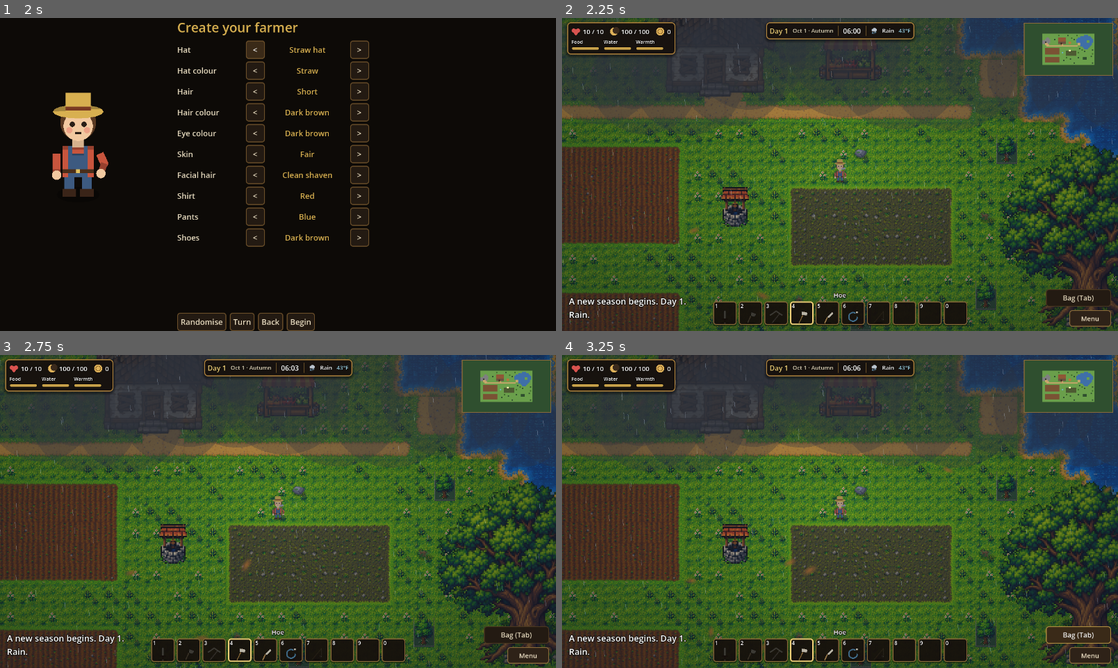
Above: before the commit, frames 1-4 (two rows, left to right).
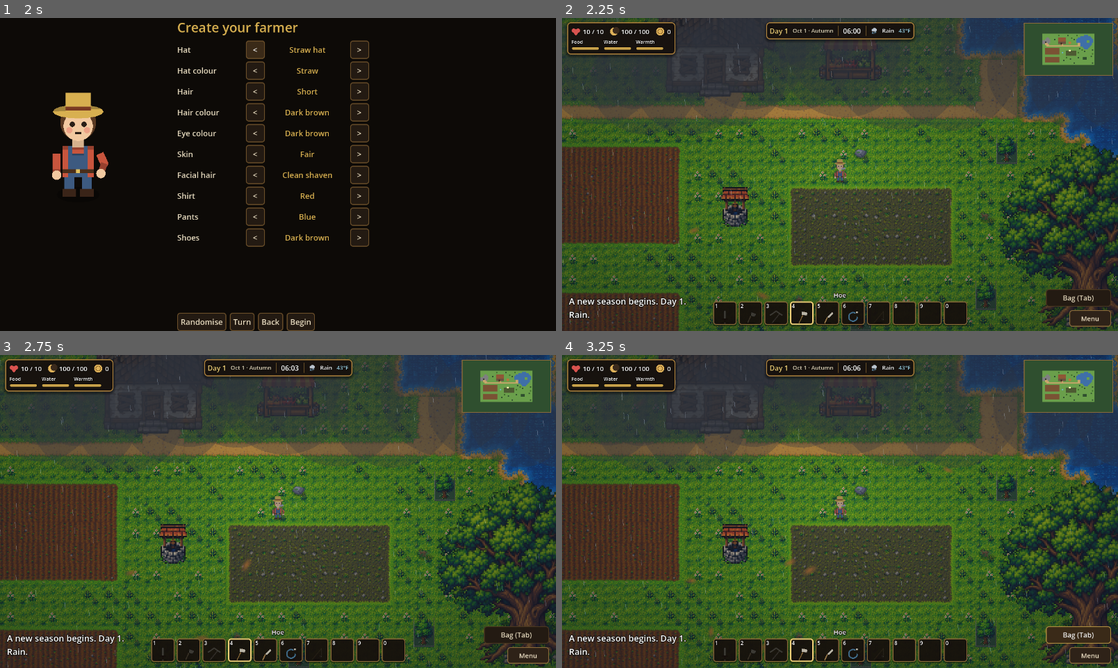
Above: after the commit, the same moments.

Repository: joshj1108/CrowCreekHollow
Game: Godot game, scene res://scenes/main.tscn
The game is run twice, just before and just after one commit, with the same random seed, the same clock (stepped at 60 frames per second) and the same inputs.
Inputs:
- Up to frame 1 (2 s): click "New Game" at 0.5 s; click "Slot 1: empty" at 1.25 s
- Up to frame 2 (2.25 s): click "Begin" at 2 s
- Up to frame 3 (2.75 s): no input
- Up to frame 4 (3.25 s): click "Bag (Tab)" at 2.75 s

Frame 1 is identical in both runs. In frame 2, 0.6% of the frame differs, in the area x 70-94%, y 8-34%; in frame 3, 0.6%; in frame 4, 0.6%.

Commit message:
Connect the pond path patch to the main path row
The patch of path by the pond met the main path only at a corner. Row 9 now
runs on to the patch, so the two join.

Co-Authored-By: Claude Haiku 5.5 <noreply@anthropic.com>
Claude-Session: https://claude.ai/code/session_016EvHBYyFANDWxunM27u84C

Diff:
--- a/scripts/farm_layout.gd
+++ b/scripts/farm_layout.gd
@@ -9,7 +9,8 @@
 #   P path      ~ water               R porch boards
 #   H house     O roof (house top)    D door    A market stall     W well
 #   C cave mouth                      K rock (blocks)    X fence (blocks)
-#   G grove tree (felled for wood)    B great tree (3 by 3, not felled)
+#   G grove tree (felled for wood)    B great tree base (3 by 3, not felled)
+#   b great tree's walkable top row (grass)
 
 const TERRAIN := [
 	"........................................",
@@ -21,7 +22,7 @@
 	"KKCKKK......HHHHHH..AA....~~~~~~~~..~~~.",
 	"KKPPK.......HHDHHH..AA.....PP~~~~~~~~~..",
 	"..PPP.........RP...........PP~~~~~~~~~..",
-	"...PPPPPPPPPPPPPPPPPPPPPPPP..~~~~~~~~...",
+	"...PPPPPPPPPPPPPPPPPPPPPPPPPP~~~~~~~~...",
 	"...............................~~~~~....",
 	"..SSSSSSSSSSS...............G...~~~.....",
 	"..SSSSSSSSSSS.........................G.",
@@ -67,4 +68,4 @@
 # Farm tiles that the coop and barn must not be placed on, so they never overlap a building the player unlocks later.
 const RESERVED := [Vector2i(10, 5), Vector2i(25, 19), Vector2i(26, 19), Vector2i(27, 19), Vector2i(28, 19), Vector2i(29 …(276 unchanged characters)…
 # Changes whenever the layout changes. Saves record it, so a save from another layout is migrated.
-const VERSION := "398714e1"
+const VERSION := "ed745d44"
Not shown, changed: tools/farm_grid.txt
